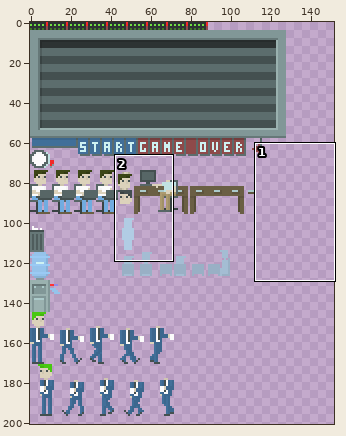
Sprite sheet: images/typer_objects.png. The first picture is a wide view before the edit; the outline marks the close-up.
Close-up. Earlier state:
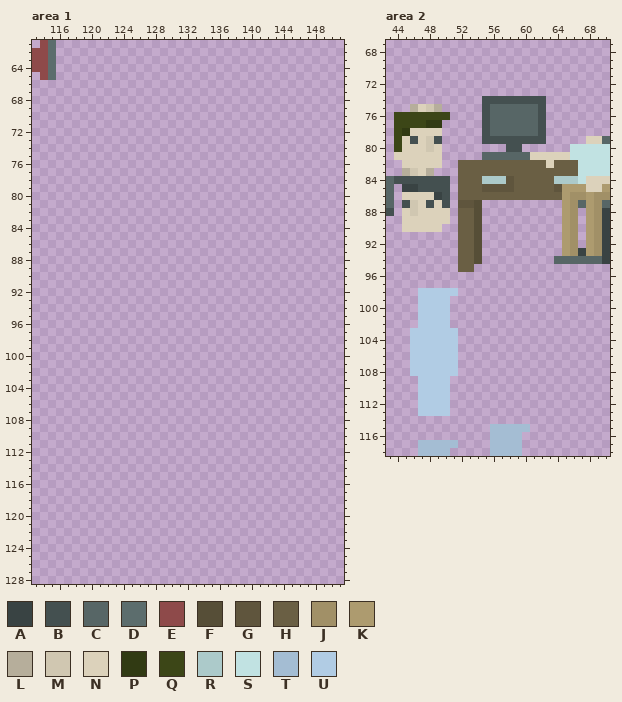
The file is 1520x2330 pixels, drawn in blocks of 10x10; one block is one cell here. Colours within 5 levels of each other are drawn and written as one. Shown: area 1: x 113..151, y 61..128; area 2: x 43..70, y 67..118. The wide view leaves out empty margins. The commit also changed other parts of the picture, which this record leaves out.
Palette (. is transparent): A #394343  B #445050  C #576666  D #5c6d6d  E #8e4a4a  F #564e37  G #5f553d  H #6a5f44  J #a19067  K #ad9b6f  L #b6ae9b  M #d0c7b1  N #dcd2bb  P #313a13  Q #3c4617  R #accaca  S #c1e2e2  T #a4bdd3  U #b1cce4
Pixels before, area 1 (only the part around the change), first column x 113:
 61 .ED...................................
 62 EED...................................
 63 EED...................................
 64 EED...................................
 65 .ED...................................
 66 ......................................
 67 ......................................
 68 ......................................
 69 ......................................
 70 ......................................
 71 ......................................
 72 ......................................
 73 ......................................
 74 ......................................
 75 ......................................
 76 ......................................
 77 ......................................
 78 ......................................
 79 ......................................
 80 ......................................
 81 ......................................
 82 ......................................
 83 ......................................
 84 ......................................
 85 ......................................
 86 ......................................
 87 ......................................
 88 ......................................
 89 ......................................
 90 ......................................
 91 ......................................
 92 ......................................
 93 ......................................
 94 ......................................
 95 ......................................
 96 ......................................
 97 ......................................
 98 ......................................
 99 ......................................
100 ......................................
101 ......................................
102 ......................................
103 ......................................
104 ......................................
105 ......................................
106 ......................................
107 ......................................
108 ......................................
109 ......................................
110 ......................................
111 ......................................
112 ......................................
113 ......................................
114 ......................................
115 ......................................
116 ......................................
117 ......................................
118 ......................................
119 ......................................
120 ......................................
121 ......................................
122 ......................................
123 ......................................
124 ......................................
125 ......................................
126 ......................................
127 ......................................
128 ......................................
Pixels before, area 2, first column x 43:
 74 ............BBBBBBBB........
 75 ...LNML.....BCCCCCCB........
 76 .QQQQQQQ....BCCCCCCB........
 77 .QQQQPP.....BCCCCCCB........
 78 .QPNNNN.....BCCCCCCB........
 79 .QNBNMB.....BBBBBBBB.....NNC
 80 .QNNNMN........BB......SSSSS
 81 .NNNNNN.....CCCCCCNNNNNSSSSS
 82 ..NNNNN..HHHHHHHHHHHNHHHSSSS
 83 ..LMNL...HHHHHHHHHHHHHHHSSSS
 84 CBBBBBBB.HHHRRRGHHHHHRRRSNNN
 85 C.AABBBB.HHHGGGGHHHHHGKKKNNK
 86 C.NNNNAB.HHHHHHHHHHHHHKJJKJJ
 87 C.BMNBNB.GGF..........KJCKJC
 88 B.NMNNNN.HHF..........KJ.KJA
 89 ..NNNNNN.HHF..........KJ.KJA
 90 ..NNNNN..HHF..........KJ.KJA
 91 .........HHF..........KJ.KJA
 92 .........HHF..........KJ.KJA
 93 .........HHF..........KJAKJA
 94 .........HHF.........CCCCCCA
 95 .........HH.................
 96 ............................
 97 ............................
 98 ....UUUUU...................
 99 ....UUUU....................
100 ....UUUU....................
101 ....UUUU....................
102 ....UUUU....................
103 ...UUUUUU...................
104 ...UUUUUU...................
105 ...UUUUUU...................
106 ...UUUUUU...................
107 ...UUUUUU...................
108 ...UUUUUU...................
109 ....UUUU....................
110 ....UUUU....................
111 ....UUUU....................
112 ....UUUU....................
113 ....UUUU....................
114 ............................
115 .............TTTTT..........
116 .............TTTT...........
117 ....TTTTT....TTTT...........
118 ....TTTT.....TTTT...........
And afterwards:
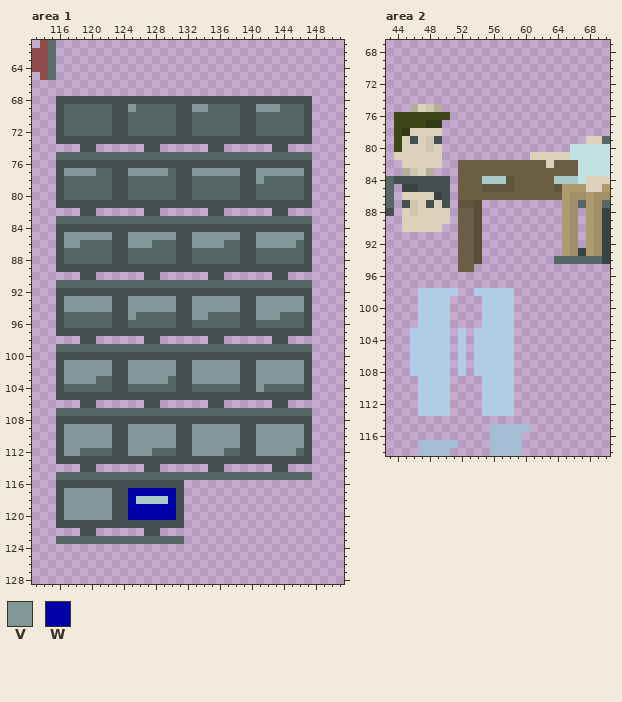
Colours new in this view: V #819797  W #0000a8
Diff:
Changed rows in their new state; - is an unchanged pixel.
Area 1:
first column x 116:
 68 BBBBBBBBBBBBBBBBBBBBBBBBBBBBBBBB
 69 BCCCCCCBBVCCCCCBBVVCCCCBBVVVCCCB
 70 BCCCCCCBBCCCCCCBBCCCCCCBBCCCCCCB
 71 BCCCCCCBBCCCCCCBBCCCCCCBBCCCCCCB
 72 BCCCCCCBBCCCCCCBBCCCCCCBBCCCCCCB
 73 BBBBBBBBBBBBBBBBBBBBBBBBBBBBBBBB
 74 ---BB------BB------BB------BB---
 75 CCCCCCCCCCCCCCCCCCCCCCCCCCCCCCCC
 76 BBBBBBBBBBBBBBBBBBBBBBBBBBBBBBBB
 77 BVVVVCCBBVVVVVCBBVVVVVVBBVVVVVVB
 78 BCCCCCCBBCCCCCCBBCCCCCCBBVCCCCCB
 79 BCCCCCCBBCCCCCCBBCCCCCCBBCCCCCCB
 80 BCCCCCCBBCCCCCCBBCCCCCCBBCCCCCCB
 81 BBBBBBBBBBBBBBBBBBBBBBBBBBBBBBBB
 82 ---BB------BB------BB------BB---
 83 CCCCCCCCCCCCCCCCCCCCCCCCCCCCCCCC
 84 BBBBBBBBBBBBBBBBBBBBBBBBBBBBBBBB
 85 BVVVVVVBBVVVVVVBBVVVVVVBBVVVVVVB
 86 BVVCCCCBBVVVCCCBBVVVVCCBBVVVVVCB
 87 BCCCCCCBBCCCCCCBBCCCCCCBBCCCCCCB
 88 BCCCCCCBBCCCCCCBBCCCCCCBBCCCCCCB
 89 BBBBBBBBBBBBBBBBBBBBBBBBBBBBBBBB
 90 ---BB------BB------BB------BB---
 91 CCCCCCCCCCCCCCCCCCCCCCCCCCCCCCCC
 92 BBBBBBBBBBBBBBBBBBBBBBBBBBBBBBBB
 93 BVVVVVVBBVVVVVVBBVVVVVVBBVVVVVVB
 94 BVVVVVVBBVVVVVVBBVVVVVVBBVVVVVVB
 95 BCCCCCCBBVCCCCCBBVVCCCCBBVVVCCCB
 96 BCCCCCCBBCCCCCCBBCCCCCCBBCCCCCCB
 97 BBBBBBBBBBBBBBBBBBBBBBBBBBBBBBBB
 98 ---BB------BB------BB------BB---
 99 CCCCCCCCCCCCCCCCCCCCCCCCCCCCCCCC
100 BBBBBBBBBBBBBBBBBBBBBBBBBBBBBBBB
101 BVVVVVVBBVVVVVVBBVVVVVVBBVVVVVVB
102 BVVVVVVBBVVVVVVBBVVVVVVBBVVVVVVB
103 BVVVVCCBBVVVVVCBBVVVVVVBBVVVVVVB
104 BCCCCCCBBCCCCCCBBCCCCCCBBVCCCCCB
105 BBBBBBBBBBBBBBBBBBBBBBBBBBBBBBBB
106 ---BB------BB------BB------BB---
107 CCCCCCCCCCCCCCCCCCCCCCCCCCCCCCCC
108 BBBBBBBBBBBBBBBBBBBBBBBBBBBBBBBB
109 BVVVVVVBBVVVVVVBBVVVVVVBBVVVVVVB
110 BVVVVVVBBVVVVVVBBVVVVVVBBVVVVVVB
111 BVVVVVVBBVVVVVVBBVVVVVVBBVVVVVVB
112 BVVCCCCBBVVVCCCBBVVVVCCBBVVVVVCB
113 BBBBBBBBBBBBBBBBBBBBBBBBBBBBBBBB
114 ---BB------BB------BB------BB---
115 CCCCCCCCCCCCCCCCCCCCCCCCCCCCCCCC
116 BBBBBBBBBBBBBBBB----------------
117 BVVVVVVBBWWWWWWB----------------
118 BVVVVVVBBWRRRRWB----------------
119 BVVVVVVBBWWWWWWB----------------
120 BVVVVVVBBWWWWWWB----------------
121 BBBBBBBBBBBBBBBB----------------
122 ---BB------BB-------------------
123 CCCCCCCCCCCCCCCC----------------
Area 2:
first column x 55:
 74 ........
 75 ........
 76 ........
 77 ........
 78 ........
 79 ........
 80 ---..---
 81 ......--
first column x 51:
 98 ---UUUUU
 99 ----UUUU
100 ----UUUU
101 ----UUUU
102 ----UUUU
103 .U-UUUUU
104 .U-UUUUU
105 .U-UUUUU
106 .U-UUUUU
107 .U-UUUUU
108 .U-UUUUU
109 ----UUUU
110 ----UUUU
111 ----UUUU
112 ----UUUU
113 ----UUUU
Where, in picture pixels (left, top, right, bottom), the same in both close-ups:
added: (56, 96, 312, 544)
erased: (482, 96, 546, 160)
changed: (450, 288, 514, 416)
